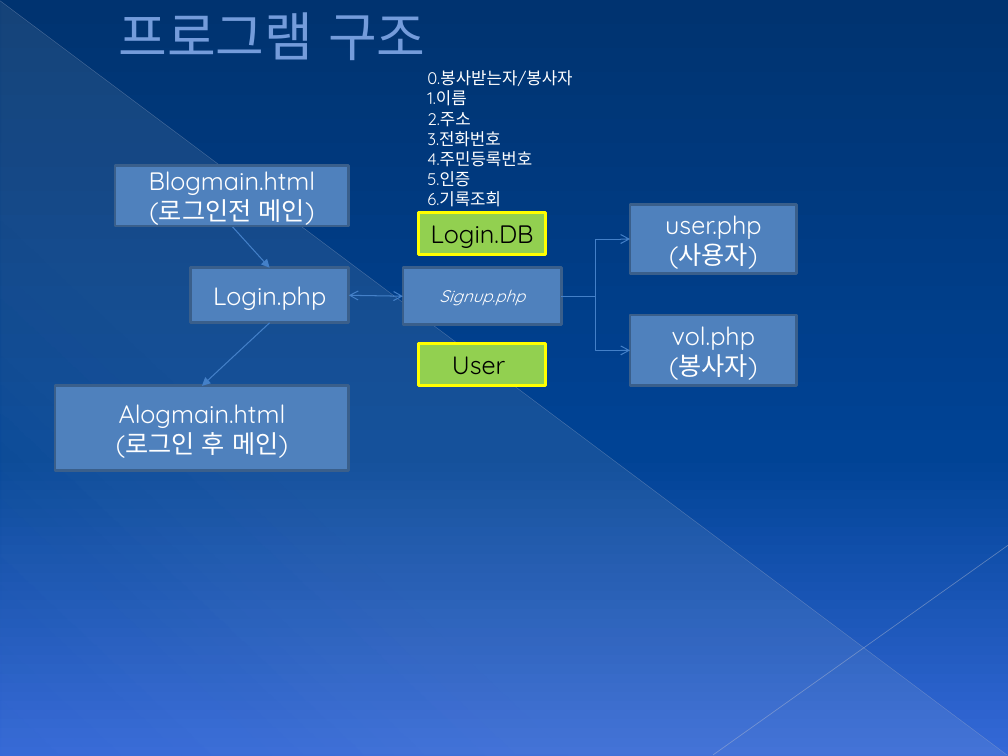
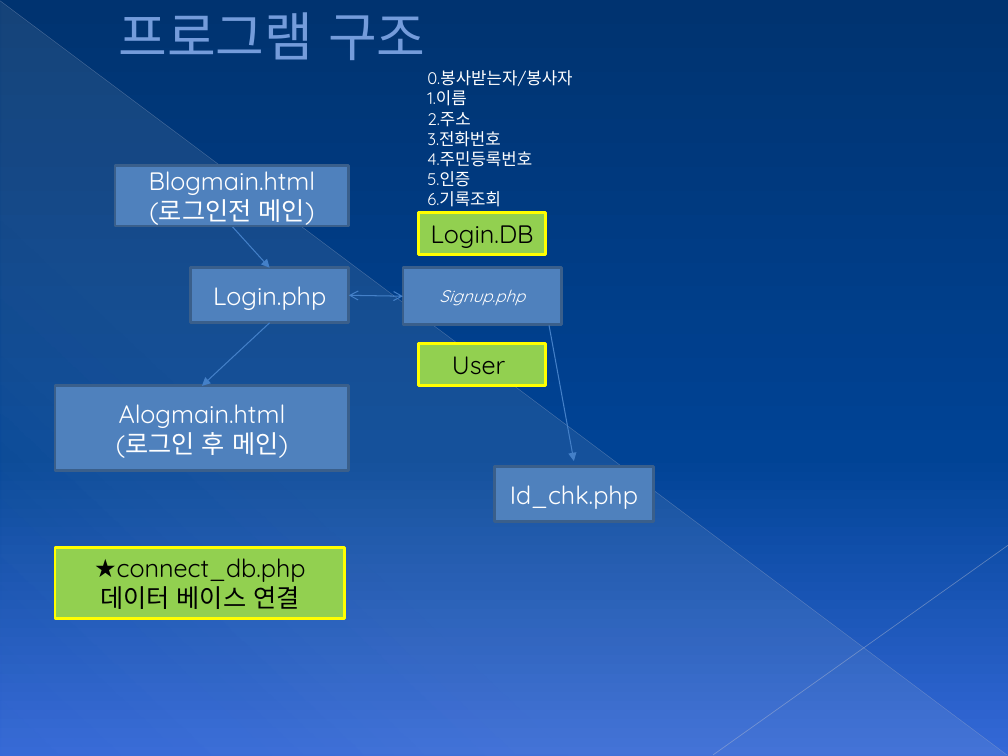
Before and after one commit to HighWoo/HelpingProject-php-mysql, a slide deck: slide 1 of 헬핑프로그램구조.pptx. Drawn at 1008x756 pixels with LibreOffice and Linux fonts; fonts in the diff are those of the drawing. Boxes give left, top, right and bottom in pixels: in the first picture for what was removed or moved away, otherwise in the second. Text is boxed around its words. In the diff, an @@ line names an element or a change of style, - is before the commit and + after.

```diff
--- a/헬핑프로그램구조.pptx
+++ b/헬핑프로그램구조.pptx
@@ rectangle removed at [630,205,796,273] @@
-user.php
-(사용자)
@@ elbow arrow removed from (561, 296) to (630, 239) @@
@@ elbow arrow removed from (561, 296) to (630, 351) @@
@@ arrow added from (549, 326) to (574, 461), #4480C8 0.75 pt @@
@@ rectangle removed at [630,314,796,385] @@
-vol.php
-(봉사자)
@@ rectangle added at [495,467,653,522], fill #4F81BD, outline #3A5F8C 2 pt, 18 pt, text #FFFFFF @@
+Id_chk.php
@@ rectangle added at [55,547,345,618], fill #92D050, outline #FFFF00 2 pt, 18 pt, text #000000 @@
+★connect_db.php
+데이터 베이스 연결
```
Also in this commit, not shown: 4 other files.
